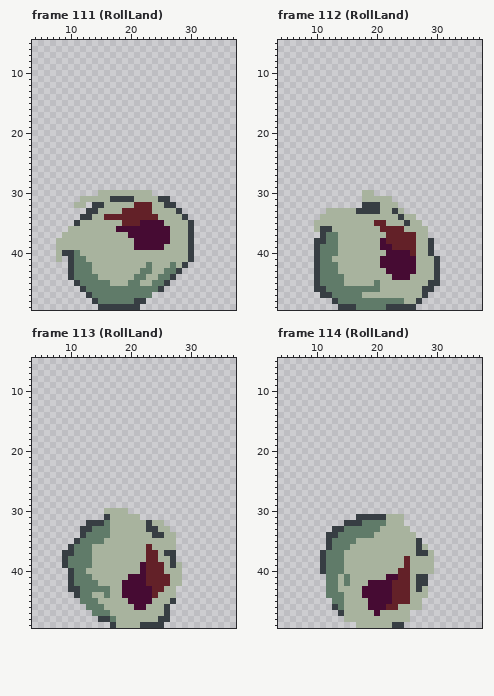
A pixel-art file gets an edit: _asset_builders/sprites/player.ase. The picture above is the old version.
42x50 pixels, 118 frames. Shown: frame 111 (RollLand): x 4..37, y 5..49; frame 112 (RollLand): x 4..37, y 5..49; frame 113 (RollLand): x 4..37, y 5..49; frame 114 (RollLand): x 4..37, y 5..49. The commit also changed other frames, which this record leaves out.
New version:
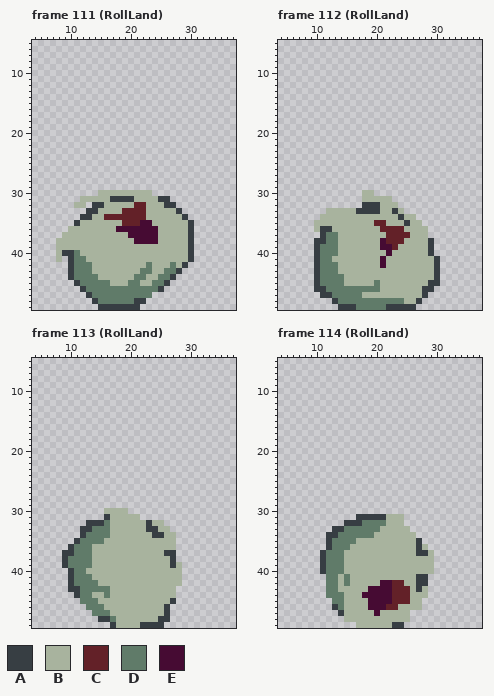
Palette (. is transparent): A #373e43  B #a8b39e  C #632128  D #607b69  E #460b33
The commit says: Created land to roll animation.
Changes in this commit:
Frame 111 (RollLand), layer "Layer 2":
y 32..33: x 23 C -> B
y 34: x 23..24 CC -> BB
y 35: x 24..25 EE -> BB
y 36..38: x 25..26 EE -> BB
y 39: x 21..25 EEEEE -> BBBBB
Frame 112 (RollLand), layer "Layer 2":
y 37: x 26 C -> B
y 38: x 25..26 CC -> BB
y 39: x 24..26 CCC -> BBB
y 40: x 23..26 EEEC -> BBBB
y 41..43: x 22..26 EEEEE -> BBBBB
y 44: x 23..25 EEE -> BBB
Frame 113 (RollLand), layer "Layer 2":
y 36: x 23 C -> B
y 37..38: x 23..24 CC -> BB
y 39..40: x 22..25 ECCC -> BBBB
y 41: x 20..26 EEECCCC -> BBBBBBB
y 42: x 19..26 EEEECCCC -> BBBBBBBB
y 43: x 19..25 EEEEECC -> BBBBBBB
y 44: x 19..24 EEEEEC -> BBBBBB
y 45: x 20..23 EEEE -> BBBB
y 46: x 21..22 EE -> BB
Frame 114 (RollLand), layer "Layer 2":
y 38..39: x 25 C -> B
y 40: x 24..25 CC -> BB
y 41: x 22..25 EECC -> BBBB
y 42: x 19..20 EE -> BB; x 25 C -> B
y 43: x 18 E -> B
Boxes around the changes in both pictures, in picture pixels (x1, y1, x2, y2):
changed: (134, 202, 170, 250)
changed: (386, 232, 416, 280)
changed: (122, 544, 170, 610)
changed: (362, 556, 410, 592)
